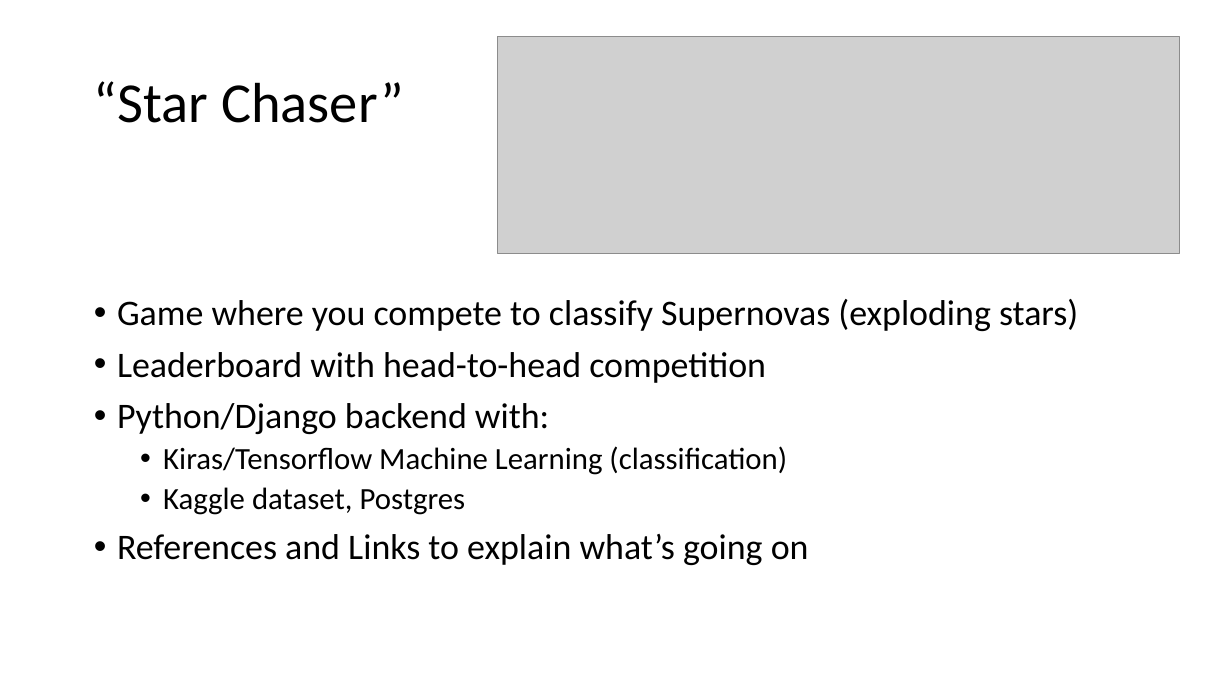
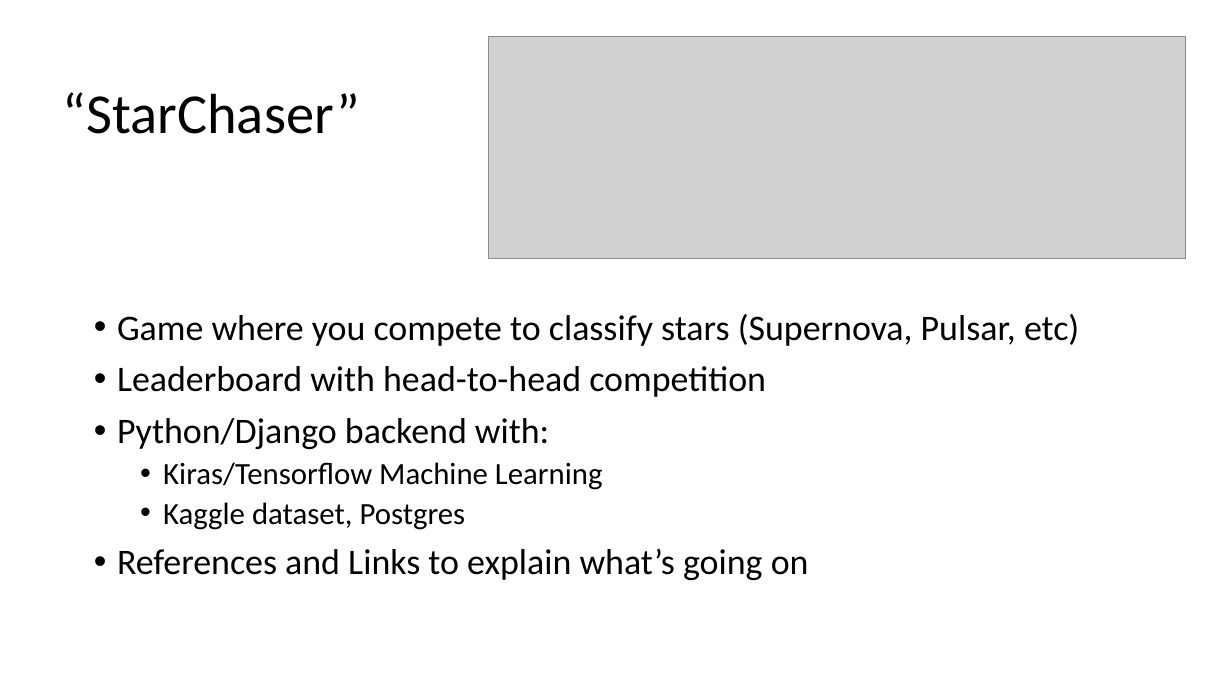
Before and after one commit to cwinsor/django_103_plasticc_and_ux, a slide deck: slide 11 of presentation.pptx. Drawn at 1232x693 pixels with LibreOffice and Linux fonts; fonts in the diff are those of the drawing; grey boxes stand for pictures. Boxes give left, top, right and bottom in pixels: in the first picture for what was removed or moved away, otherwise in the second. Text is boxed around its words. In the diff, an @@ line names an element or a change of style, - is before the commit and + after.

```diff
--- a/presentation.pptx
+++ b/presentation.pptx
@@ picture: place and size @@
-picture at bbox=[498, 37, 1179, 254]
+picture at bbox=[489, 37, 1187, 259]
@@ title at bbox=[63, 92, 360, 134]: spaces changed @@
-“Star Chaser”
+“StarChaser”
@@ text "Game where you compete to ...": place and size @@
-text "Game where you compete to ..." at bbox=[117, 299, 1078, 565]
+text "Game where you compete to ..." at bbox=[117, 314, 1079, 580]
@@ text at bbox=[117, 314, 1079, 346]: text changed @@
-• Game where you compete to classify Supernovas (exploding stars)
+• Game where you compete to classify stars (Supernova, Pulsar, etc)
@@ text at bbox=[163, 462, 603, 490]: text changed @@
-  • Kiras/Tensorflow Machine Learning (classification)
+  • Kiras/Tensorflow Machine Learning
```
Also in this commit, not shown: 17 other slides changed, 16 slides added, 3 slides removed, 4 other files.
